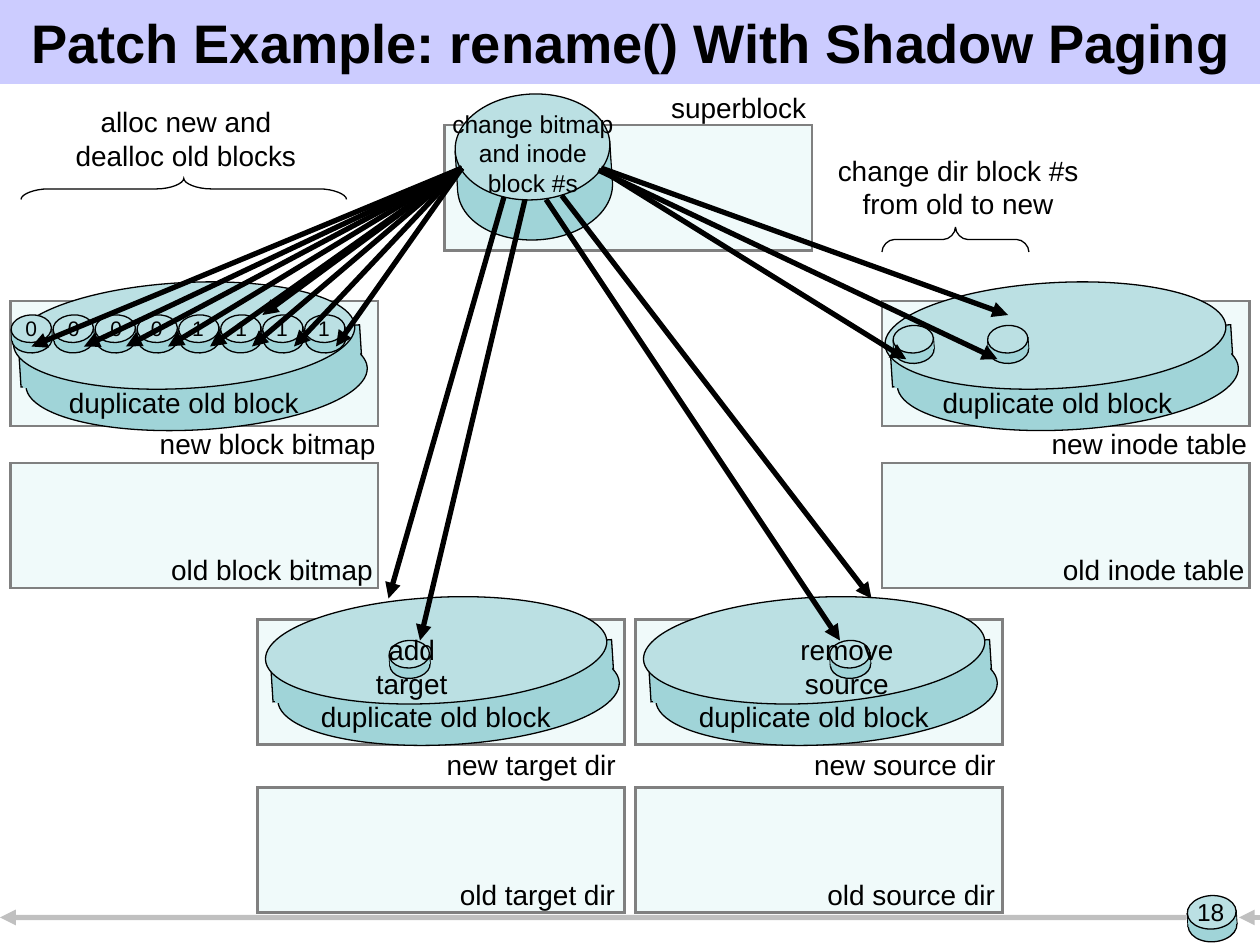
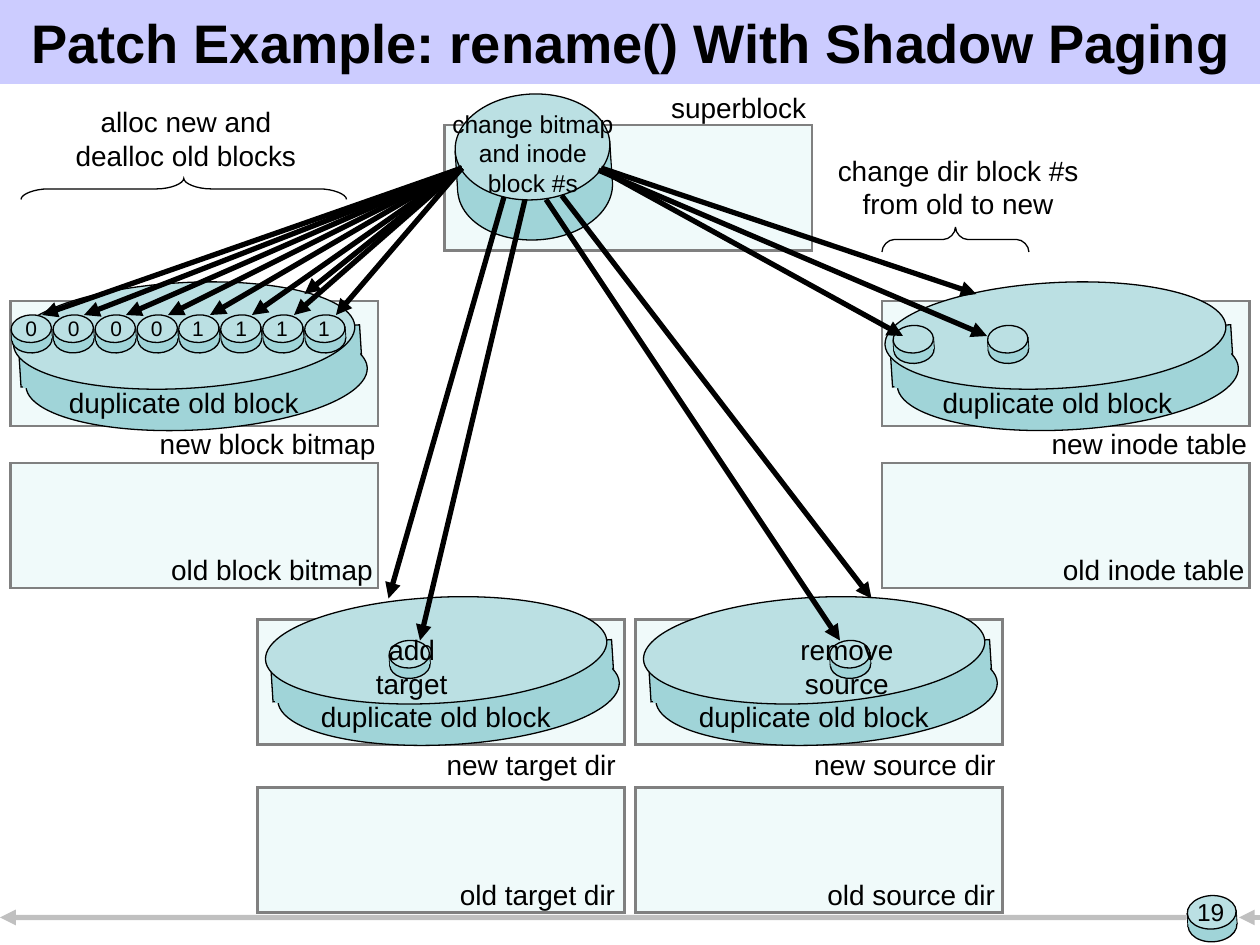
Before and after one commit to ucla-readable/fstitch-doc, a slide deck: slide 19 of sosp/pres.ppt (slide 18 before the commit). Drawn at 1260x945 pixels with LibreOffice and Linux fonts; fonts in the diff are those of the drawing. Boxes give left, top, right and bottom in pixels: in the first picture for what was removed or moved away, otherwise in the second. Text is boxed around its words. In the diff, an @@ line names an element or a change of style, - is before the commit and + after.

```diff
--- a/sosp/pres.ppt
+++ b/sosp/pres.ppt
@@ arrow moved from (462, 168) - (32, 346) to (462, 168) - (42, 315) @@
@@ arrow moved from (462, 168) - (84, 346) to (462, 168) - (84, 315) @@
@@ arrow moved from (462, 168) - (126, 346) to (462, 168) - (126, 315) @@
@@ arrow moved from (462, 168) - (168, 346) to (462, 168) - (168, 315) @@
@@ arrow moved from (462, 168) - (210, 346) to (462, 168) - (210, 315) @@
@@ arrow moved from (462, 168) - (262, 315) to (462, 168) - (252, 315) @@
@@ arrow moved from (462, 168) - (294, 346) to (462, 168) - (294, 315) @@
@@ arrow moved from (462, 168) - (252, 346) to (462, 168) - (305, 294) @@
@@ arrow moved from (462, 168) - (336, 346) to (462, 168) - (336, 315) @@
@@ arrow moved from (598, 170) - (998, 359) to (598, 170) - (987, 336) @@
@@ arrow moved from (601, 168) - (1008, 315) to (601, 168) - (976, 294) @@
@@ arrow moved from (602, 170) - (906, 359) to (602, 170) - (903, 336) @@
@@ page number at (1197, 904, 1224, 926): text changed @@
-18
+19
```
Also in this commit, not shown: 7 other slides changed, 3 slides added, 1 slide removed.
